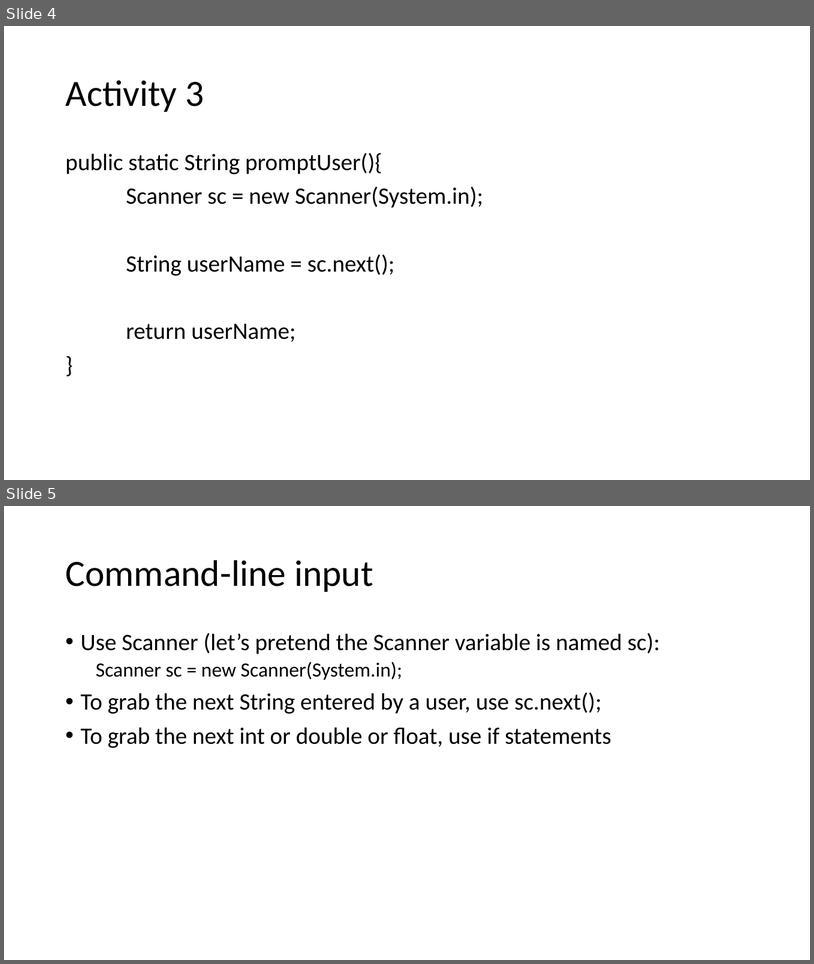
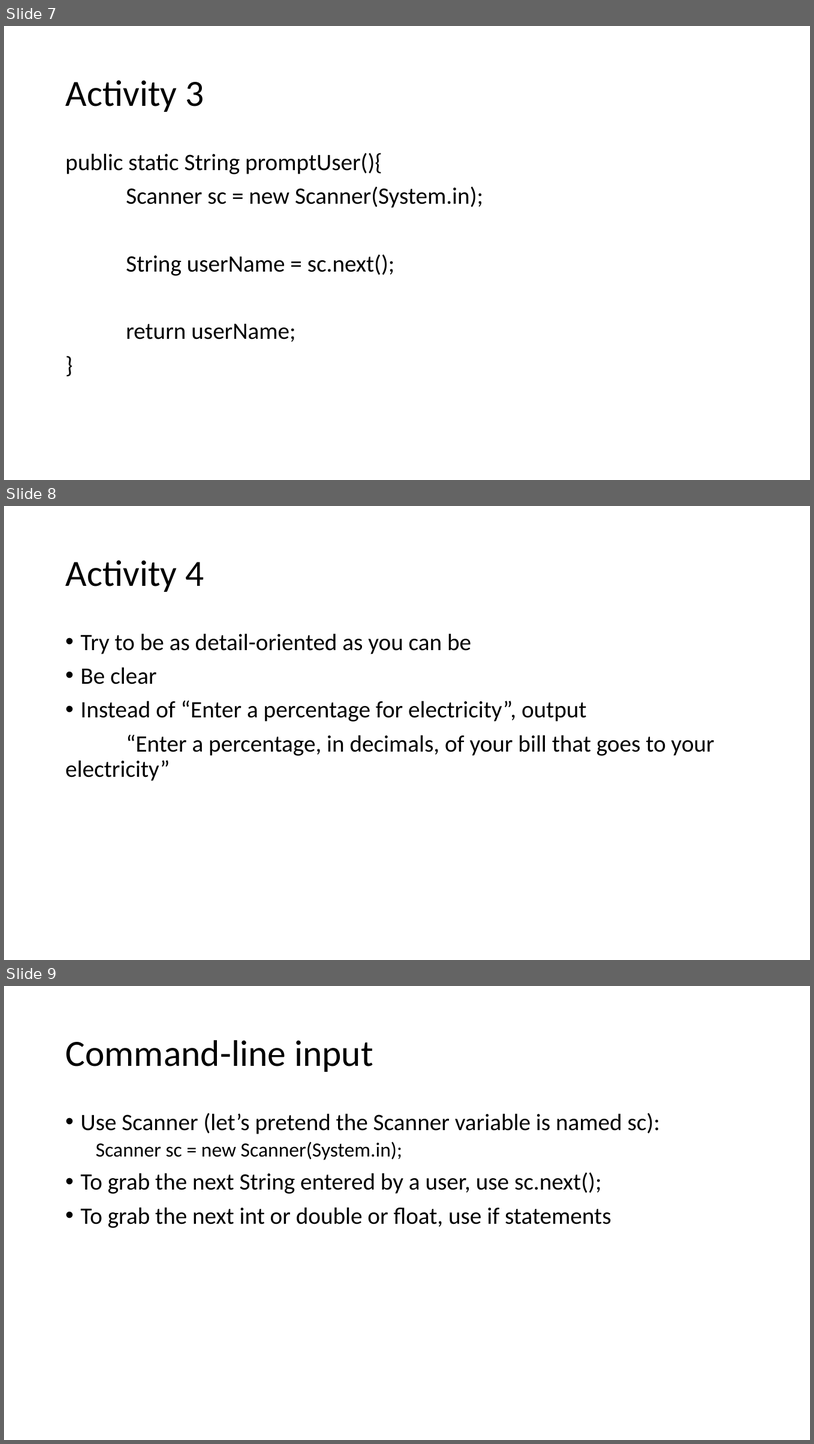
Before and after one commit to kingsman142/CS0007-UTA, a slide deck: Powerpoints/CS0007 Week 4.pptx. Shown one above the other, each under a label of ours: slides 4 and 5 before the commit, slides 7, 8 and 9 after it. The pictures are 814x964 and 814x1444 pixels, drawn with LibreOffice and Linux fonts; fonts in the diff are those of the drawing. Boxes give left, top, right and bottom in pixels: in the first picture for what was removed or moved away, otherwise in the second. Text is boxed around its words. In the diff, an @@ line names an element or a change of style, - is before the commit and + after.

```diff
--- a/Powerpoints/CS0007 Week 4.pptx
+++ b/Powerpoints/CS0007 Week 4.pptx
@@ slide 8 added at <box>4,506,810,960</box>, background #FFFFFF @@
@@ title added at <box>65,560,204,592</box>, 44 pt, text #000000 @@
+Activity 4
@@ text added at <box>65,633,714,781</box>, 28 pt, text #000000 @@
+• Try to be as detail-oriented as you can be
+• Be clear
+• Instead of “Enter a percentage for electricity”, output
+“Enter a percentage, in decimals, of your bill that goes to your electricity”
@@ what was slide 4 is now slide 7 @@
@@ what was slide 5 is now slide 9 @@
```
Also in this commit, not shown: 2 slides changed, 3 other slides added.
